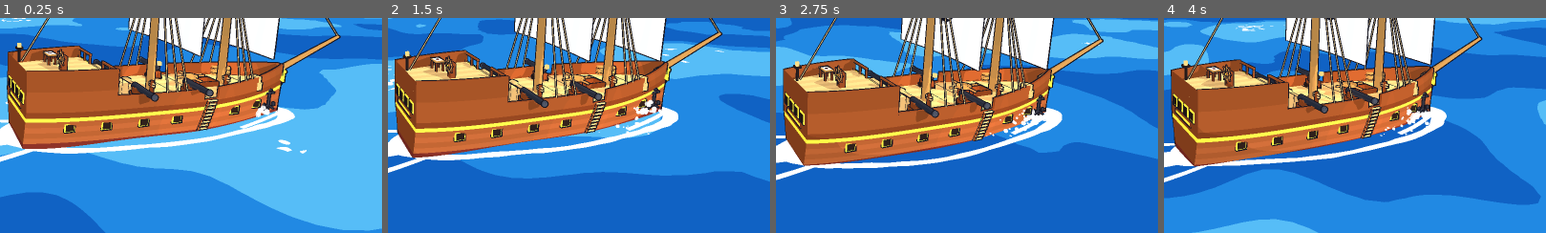
Above: before the commit, frames 1-4 (left to right).
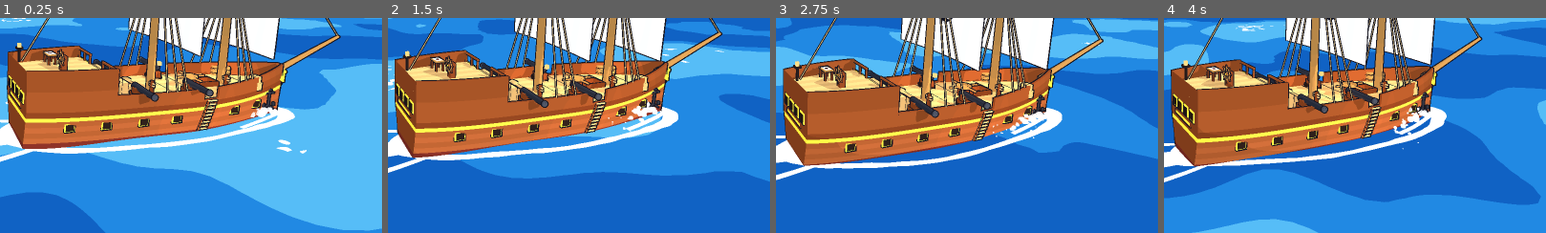
Above: after the commit, the same moments.

Repository: markcNewell/pirate-game
Game: Godot game, scene res://game/main.tscn
The game is run twice, just before and just after one commit, with the same random seed, the same clock (stepped at 60 frames per second) and the same inputs.
Inputs (mouse positions are % of the whole screen's width and height, from its top left):
- Up to frame 1 (0.25 s): no input
- Up to frame 2 (1.5 s): click (19, 43) at 0.52 s; type "12" at 0.6 s; move the mouse to (72, 45) at 1.27 s; hold D (move_right) from 1.28 s (still down); hold Shift (run) from 1.28 s (still down); click (72, 45) at 1.35 s
- Up to frame 3 (2.75 s): tap Space (jump) at 1.52, 1.82 s; release D (move_right) at 2 s; release Shift (run) at 2 s; drag from (30, 55) to (45, 70) at 2.02 s
- Up to frame 4 (4 s): move the mouse to (60, 28) at 2.77 s; hold D (move_right) 2.78-3.5 s; hold Tab (crew) 2.78-3.5 s; tap Shift (run) at 3.05 s; drag from (45, 70) to (20, 35) at 3.52 s
The pictures show only the part of the screen within x 50-100%, y 50-100%; the shares and areas given below are measured in that part.

The runs differ from the first frame. In frame 1, 0.2% of the frame differs, in the area x 65-73%, y 40-47%; in frame 2, 0.4%; in frame 3, 0.4%, in the area x 55-71%, y 42-56%; in frame 4, 0.4%.

Commit message:
A tavern at Port Merrow: stone and timber, pitched roof, lit windows, chimney smoke
Co-Authored-By: Claude Opus 5.5 <noreply@anthropic.com>

Diff:
--- a/game/main.gd
+++ b/game/main.gd
@@ -199,6 +199,8 @@
 				var xyz: PackedStringArray = str(_args["shot-from"]).split(",")
 				from = Vector3(float(xyz[0]), float(xyz[1]), float(xyz[2]))
 			cam.look_at_from_position(centre + from * maxf(away, 0.55), centre)
+		elif view == "tavern":
+			cam.look_at_from_position(Outpost.tavern_point(Vector3(17, 6, -10)), Outpost.tavern_point(Vector3(0, 3.8, 0)))
 		elif view == "lighthouse":
 			var lamp := Outpost.lighthouse_lamp()
 			var isl := Outpost.spec()
--- a/game/world/outpost.gd
+++ b/game/world/outpost.gd
@@ -16,6 +16,9 @@
 const LIGHTHOUSE_ANGLE := -2.0
 const LIGHTHOUSE_IN := 8.0
 const LIGHTHOUSE_HEIGHT := 13.0
+## The tavern sits inland, round from the hut, its door facing the sea.
+const TAVERN_ANGLE := 1.45
+const TAVERN_IN := 13.0
 
 
 static func spec() -> Dictionary:
@@ -66,6 +69,25 @@
 	return _centre() + _lighthouse_foot() + Vector3(0, LIGHTHOUSE_HEIGHT + 1.1, 0)
 
 
+## The tavern's frame, island-local: +x out of its front door toward the sea.
+static func _tavern_frame() -> Transform3D:
+	var s := spec()
+	var r: float = s.radius - TAVERN_IN
+	var x := cos(TAVERN_ANGLE) * r
+	var z := sin(TAVERN_ANGLE) * r
+	return Transform3D(Basis(Vector3.UP, -TAVERN_ANGLE), Vector3(x, IslandMesh.ground(s, x, z) - 0.2, z))
+
+
+## A point in the tavern's own frame (+x out of the front door), in world space.
+static func tavern_point(local: Vector3) -> Vector3:
+	return _centre() + _tavern_frame() * local
+
+
+## Top of the tavern's chimney, in world space.
+static func tavern_chimney() -> Vector3:
+	return _centre() + _tavern_frame() * Vector3(-1.6, 9.1, 2.2)
+
+
 ## Where the pier lamps and the hut's lantern hang, in world space.
 static func lamps() -> Array[Vector3]:
 	var r1: float = spec().radius + PIER_END
@@ -73,6 +95,7 @@
 	for side: float in [-1.0, 1.0]:
 		out.append(_centre() + Vector3(r1 - 0.4, PIER_Y + 2.6, side * (PIER_HALF_WIDTH - 0.15)))
 	out.append(merchant_pos() + Vector3(0, 2.4, 0))
+	out.append(_centre() + _tavern_frame() * Vector3(3.3, 2.6, 1.6))
 	return out
 
 
@@ -121,6 +144,7 @@
 
 	_hut(b, solid)
 	_lighthouse(b, solid)
+	_tavern(b, solid)
 	# Flag pole by the root of the pier.
 	var pole := Vector3(r0 - 1.0, IslandMesh.ground(s, r0 - 1.0, -3.0), -3.0)
 	b.cylinder(pole, pole + Vector3(0, 9, 0), 0.12, 0.08, 7, dark)
@@ -134,6 +158,45 @@
 	for h: float in [0.2, 0.65]:
 		b.cylinder(foot + Vector3(0, h, 0), foot + Vector3(0, h + 0.08, 0), 0.39, 0.39, 10, Toon.color("trim"))
 	b.cylinder(foot + Vector3(0, 0.9, 0), foot + Vector3(0, 0.95, 0), 0.3, 0.3, 10, Toon.color("deck"))
+
+
+## The Salty Dog tavern: a stone ground floor, a timber-framed upper floor, a pitched roof
+## with a chimney, lit windows, a door facing the sea and a sign with a tankard.
+static func _tavern(b: MeshBuilder, solid: MeshBuilder) -> void:
+	var f := _tavern_frame()
+	var at := func(v: Vector3) -> Vector3: return f * v
+	var stone := Color("a59c8e")
+	var plaster := Color("efe6d2")
+	var beam := Color("5a3a24")
+	var roof := Color("9c3a2a")
+	var glow := Color("ffd27a")
+	var half := Vector3(3.0, 0.0, 3.6)
+	b.box(at.call(Vector3(0, 1.4, 0)), Vector3(half.x, 1.4, half.z), stone, f.basis)
+	b.box(at.call(Vector3(0, 4.2, 0)), Vector3(half.x + 0.2, 1.4, half.z + 0.2), plaster, f.basis)
+	b.box(at.call(Vector3(0, 2.85, 0)), Vector3(half.x + 0.25, 0.12, half.z + 0.25), beam, f.basis)
+	# Dark timber framing on the upper floor.
+	for z: float in [-3.7, -1.2, 1.2, 3.7]:
+		b.box(at.call(Vector3(half.x + 0.22, 4.2, z)), Vector3(0.06, 1.4, 0.12), beam, f.basis)
+	b.box(at.call(Vector3(half.x + 0.22, 4.2, 0)), Vector3(0.05, 0.1, 3.7), beam, f.basis)
+	# Pitched roof running front to back, gable ends to the sides.
+	for side: float in [-1.0, 1.0]:
+		var tilt := f.basis * Basis(Vector3.BACK, -side * 0.62)
+		b.box(at.call(Vector3(side * 1.75, 6.75, 0)), Vector3(2.25, 0.14, half.z + 0.6), roof, tilt)
+	for side: float in [-1.0, 1.0]:
+		var gable_z := side * (half.z + 0.19)
+		b.tri(at.call(Vector3(-half.x - 0.2, 5.6, gable_z)), at.call(Vector3(half.x + 0.2, 5.6, gable_z)),
+			at.call(Vector3(0, 7.9, gable_z)), plaster, f.basis * Vector3(0, 0, side))
+	b.box(at.call(Vector3(-1.6, 7.7, 2.2)), Vector3(0.45, 1.4, 0.45), stone.darkened(0.1), f.basis)
+	# Door and lit windows on the front, windows upstairs too.
+	b.box(at.call(Vector3(half.x + 0.03, 1.1, 0)), Vector3(0.05, 1.1, 0.65), beam, f.basis)
+	for z: float in [-2.2, 2.2]:
+		b.box(at.call(Vector3(half.x + 0.03, 1.5, z)), Vector3(0.05, 0.5, 0.55), glow, f.basis)
+		b.box(at.call(Vector3(half.x + 0.25, 4.3, z * 0.85)), Vector3(0.04, 0.5, 0.45), glow, f.basis)
+	# Hanging sign: a board on a bracket with a tankard painted on it.
+	b.box(at.call(Vector3(half.x + 0.9, 3.3, 1.6)), Vector3(0.9, 0.05, 0.05), beam, f.basis)
+	b.box(at.call(Vector3(half.x + 1.3, 2.75, 1.6)), Vector3(0.04, 0.45, 0.55), Color("2f6a4f"), f.basis)
+	b.box(at.call(Vector3(half.x + 1.35, 2.72, 1.6)), Vector3(0.03, 0.22, 0.17), Toon.color("gold"), f.basis)
+	solid.box(at.call(Vector3(0, 2.8, 0)), Vector3(half.x, 2.8, half.z), Color.BLACK, f.basis)
 
 
 ## A striped lighthouse: a tapering tower, a railed gallery, the lamp room and a red cap.
--- a/game/world/world.gd
+++ b/game/world/world.gd
@@ -166,6 +166,7 @@
 		merchant.rotation.y = -PI / 2.0 - Outpost.HUT_ANGLE
 		root.add_child(merchant)
 		faces.append_array(port.faces)
+		root.add_child(_chimney_smoke(Outpost.tavern_chimney() - root.position))
 		var lighthouse := Lighthouse.new()
 		lighthouse.position = Outpost.lighthouse_lamp() - root.position
 		root.add_child(lighthouse)
@@ -189,6 +190,33 @@
 	add_child(root)
 
 
+## A lazy column of smoke from the tavern chimney.
+static func _chimney_smoke(at: Vector3) -> CPUParticles3D:
+	var puff := SphereMesh.new()
+	puff.radius = 0.5
+	puff.height = 1.0
+	puff.radial_segments = 8
+	puff.rings = 4
+	var p := CPUParticles3D.new()
+	p.mesh = puff
+	p.material_override = Toon.clear_material(Color(0.93, 0.92, 0.9, 0.7))
+	p.position = at
+	p.amount = 14
+	p.lifetime = 5.0
+	p.direction = Vector3(0.3, 1.0, 0.1)
+	p.spread = 12.0
+	p.gravity = Vector3(0.25, 0.15, 0.0)
+	p.initial_velocity_min = 0.6
+	p.initial_velocity_max = 0.9
+	p.scale_amount_min = 0.5
+	p.scale_amount_max = 0.8
+	var grow := Curve.new()
+	grow.add_point(Vector2(0.0, 0.4))
+	grow.add_point(Vector2(1.0, 2.2))
+	p.scale_amount_curve = grow
+	return p
+
+
 func _make_clouds() -> void:
 	# Its own copy of the material, so the clouds can blush at sunset without tinting anything else.
 	_cloud_material = Toon.sky_object_material().duplicate()
Binary file added: docs/screenshots/tavern.png
Not shown, changed: README.md
Not shown, changed: tools/screenshot.sh
